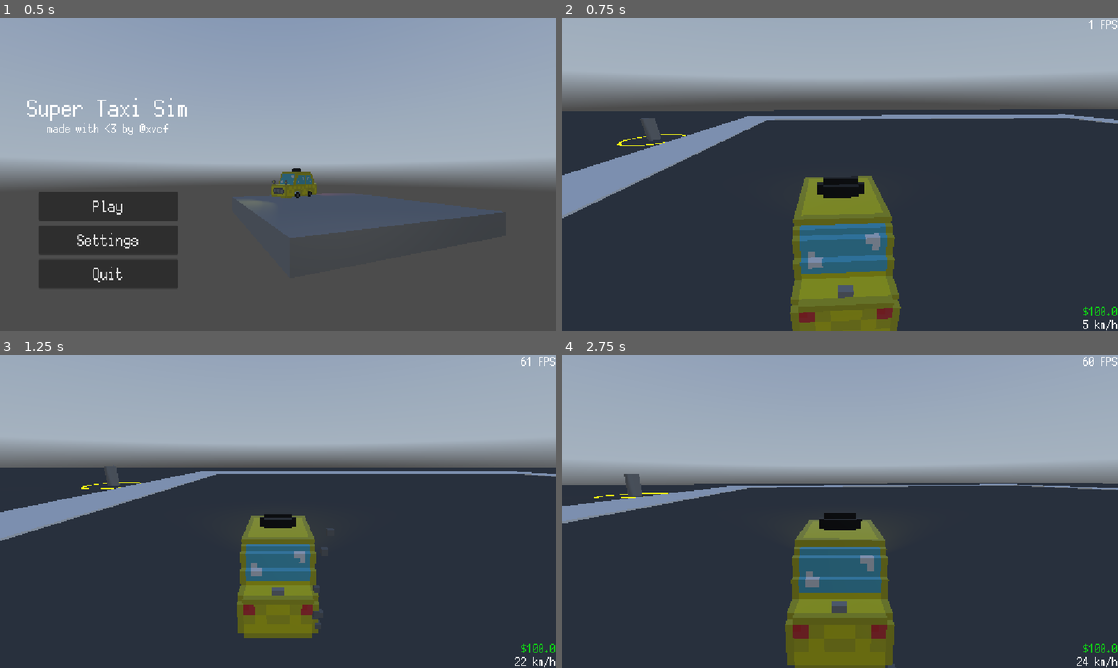
Above: before the commit, frames 1-4 (two rows, left to right).
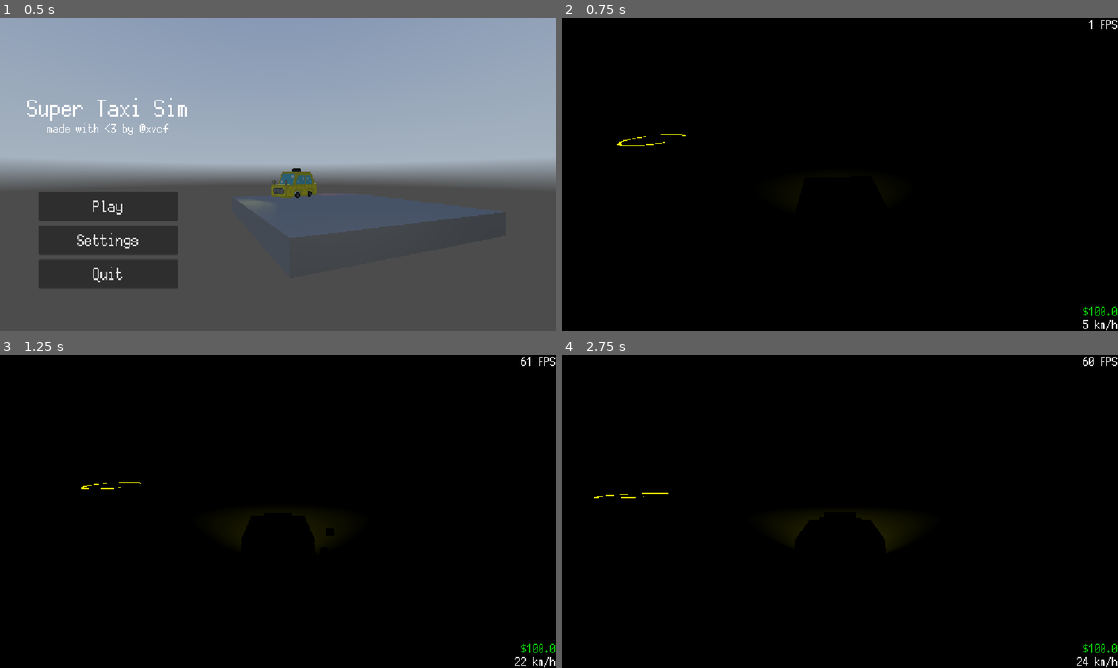
Above: after the commit, the same moments.

Repository: RafaeloxMC/super-taxi-sim
Game: Godot game, scene res://scenes/ui/main_menu.tscn
Same seed, same stepped clock (60 frames per second), same inputs: the game is played once before the commit and once after it. A sky picture missing from this copy of the repository is replaced by a grey-blue gradient.
Inputs:
- Up to frame 1 (0.5 s): no input
- Up to frame 2 (0.75 s): click "Play" at 0.5 s
- Up to frame 3 (1.25 s): no input
- Up to frame 4 (2.75 s): tap Enter at 1.25 s; hold D (steer_right) 1.28-2.03 s; tap Q (phone) at 1.35, 2.1 s; hold S (brake) from 2.03 s (still down)

Frame 1 is identical in both runs. In frame 2, 99% of the frame differs, in the area x 0-100%, y 0-100%; in frame 3, 100%; in frame 4, 99%.

Commit message:
Add darker sky at night

Diff:
--- a/scenes/map/world.tscn
+++ b/scenes/map/world.tscn
@@ -20,9 +20,10 @@
 
 [sub_resource type="WorldBoundaryShape3D" id="WorldBoundaryShape3D_i7141"]
 
-[node name="World" type="Node3D" node_paths=PackedStringArray("lighting_source")]
+[node name="World" type="Node3D" node_paths=PackedStringArray("lighting_source", "world_environment")]
 script = ExtResource("1_00fvi")
 lighting_source = NodePath("DirectionalLight3D")
+world_environment = NodePath("WorldEnvironment")
 
 [node name="TemporaryMap" type="Node3D" parent="."]
 
--- a/scenes/ui/phone.tscn
+++ b/scenes/ui/phone.tscn
@@ -2,6 +2,31 @@
 
 [ext_resource type="Script" uid="uid://btg63sdxjpwm8" path="res://scripts/ui/phone.gd" id="1_m12kn"]
 [ext_resource type="Theme" uid="uid://nfbuw1d6mf3f" path="res://assets/themes/ui.tres" id="1_srpgl"]
+
+[sub_resource type="Animation" id="Animation_1o12m"]
+length = 0.001
+tracks/0/type = "bezier"
+tracks/0/imported = false
+tracks/0/enabled = true
+tracks/0/path = NodePath("Frame:position:x")
+tracks/0/interp = 1
+tracks/0/loop_wrap = true
+tracks/0/keys = {
+"handle_modes": PackedInt32Array(0),
+"points": PackedFloat32Array(11, -0.25, 0, 0.25, 0),
+"times": PackedFloat32Array(0)
+}
+tracks/1/type = "bezier"
+tracks/1/imported = false
+tracks/1/enabled = true
+tracks/1/path = NodePath("Frame:position:y")
+tracks/1/interp = 1
+tracks/1/loop_wrap = true
+tracks/1/keys = {
+"handle_modes": PackedInt32Array(0),
+"points": PackedFloat32Array(441, -0.25, 0, 0.25, 0),
+"times": PackedFloat32Array(0)
+}
 
 [sub_resource type="Animation" id="Animation_m12kn"]
 resource_name = "pull"
@@ -27,31 +52,6 @@
 "handle_modes": PackedInt32Array(2, 0),
 "points": PackedFloat32Array(667, 0, 0, 0.083333336, -37.666668, 441, -0.25, 0, 0.25, 0),
 "times": PackedFloat32Array(0, 0.5)
-}
-
-[sub_resource type="Animation" id="Animation_1o12m"]
-length = 0.001
-tracks/0/type = "bezier"
-tracks/0/imported = false
-tracks/0/enabled = true
-tracks/0/path = NodePath("Frame:position:x")
-tracks/0/interp = 1
-tracks/0/loop_wrap = true
-tracks/0/keys = {
-"handle_modes": PackedInt32Array(0),
-"points": PackedFloat32Array(11, -0.25, 0, 0.25, 0),
-"times": PackedFloat32Array(0)
-}
-tracks/1/type = "bezier"
-tracks/1/imported = false
-tracks/1/enabled = true
-tracks/1/path = NodePath("Frame:position:y")
-tracks/1/interp = 1
-tracks/1/loop_wrap = true
-tracks/1/keys = {
-"handle_modes": PackedInt32Array(0),
-"points": PackedFloat32Array(441, -0.25, 0, 0.25, 0),
-"times": PackedFloat32Array(0)
 }
 
 [sub_resource type="Animation" id="Animation_35dvq"]
--- a/scripts/world/world.gd
+++ b/scripts/world/world.gd
@@ -1,8 +1,10 @@
 extends Node3D
 
 @export var lighting_source: DirectionalLight3D
+@export var world_environment: WorldEnvironment
 
 # Called every frame. 'delta' is the elapsed time since the previous frame.
 func _process(_delta: float) -> void:
 	var brightness = GameManager.daytime_to_brightness(GameManager.time)
 	lighting_source.light_energy = brightness
+	(world_environment.environment.sky.sky_material as PanoramaSkyMaterial).energy_multiplier = brightness
